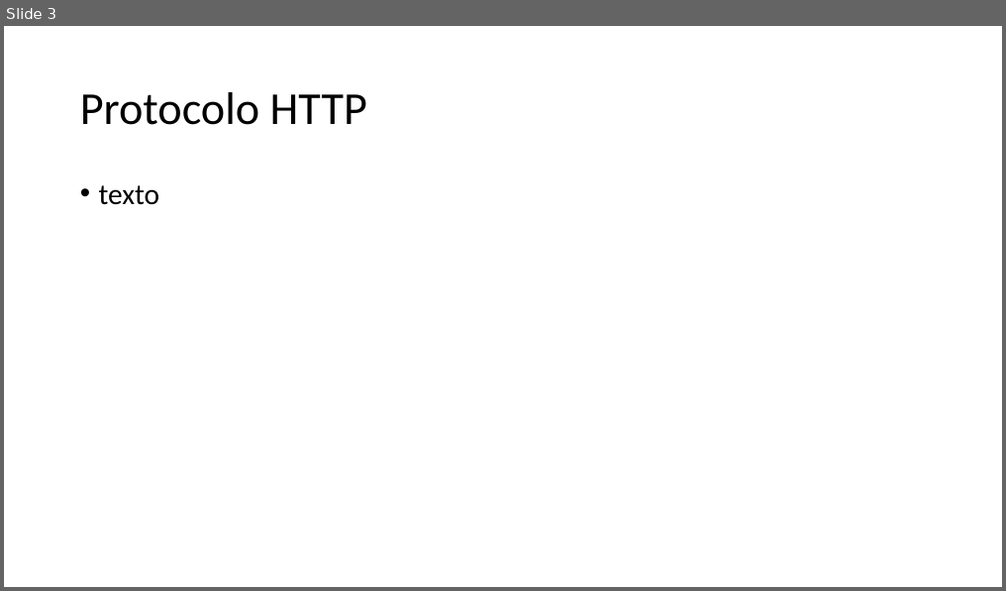
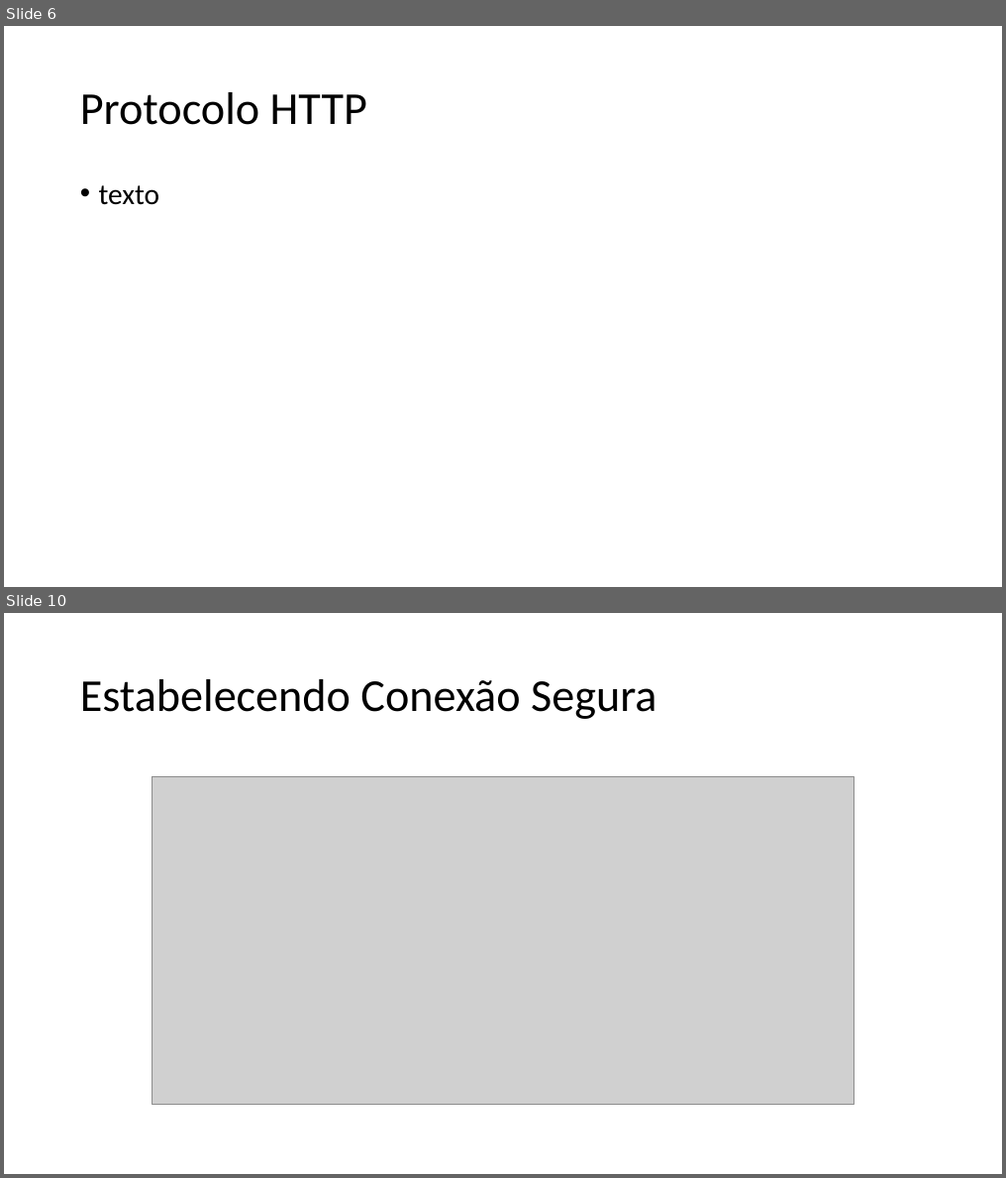
Before and after one commit to vinicius-vasconcelos/tecnicoEmInformatica, a slide deck: UC_3/aula_1/Apresentacao.pptx. Shown one above the other, each under a label of ours: slide 3 before the commit, slides 6 and 10 after it; the slides between them are not shown. The pictures are 1006x591 and 1006x1178 pixels, drawn with LibreOffice and Linux fonts; fonts in the diff are those of the drawing; grey boxes stand for pictures. Boxes give left, top, right and bottom in pixels: in the first picture for what was removed or moved away, otherwise in the second. Text is boxed around its words. In the diff, an @@ line names an element or a change of style, - is before the commit and + after.

```diff
--- a/UC_3/aula_1/Apresentacao.pptx
+++ b/UC_3/aula_1/Apresentacao.pptx
@@ slide 10 added at [4, 613, 1002, 1174], background #FFFFFF @@
@@ title added at [80, 679, 656, 719], 44 pt, text #000000 @@
+Estabelecendo Conexão Segura
@@ picture added at [152, 777, 854, 1105] @@
@@ what was slide 3 is now slide 6 @@
```
Also in this commit, not shown: 2 slides changed, 8 other slides added, 1 slide removed, 6 other files.
